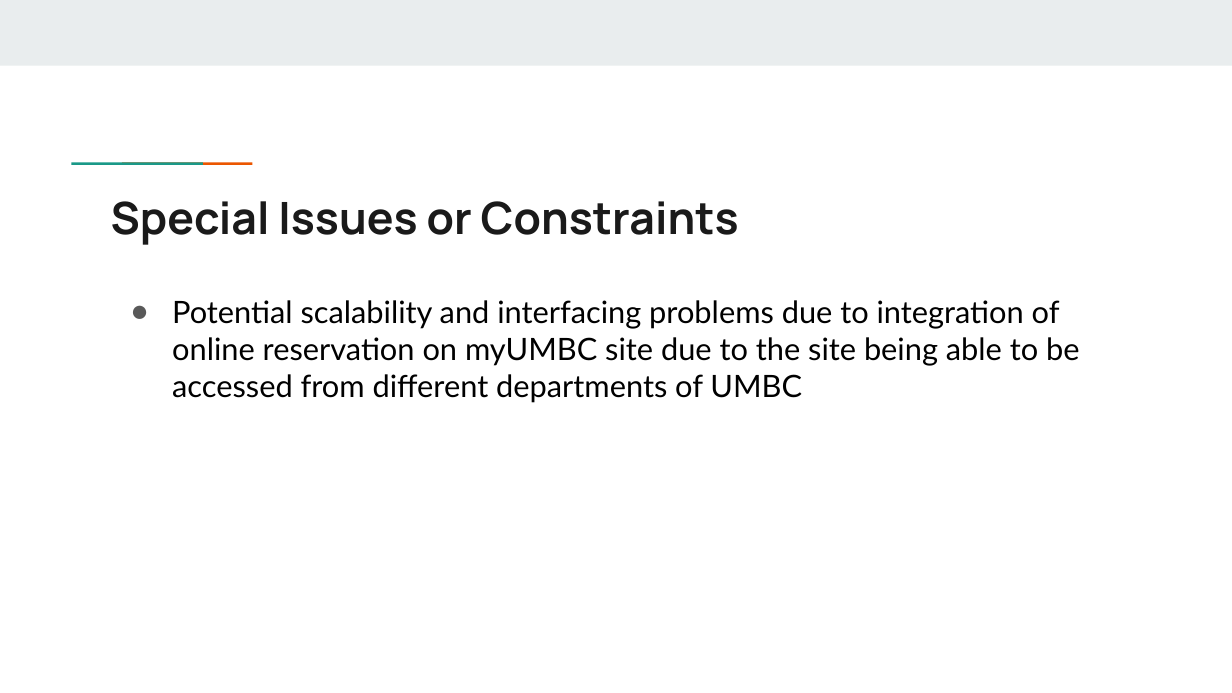
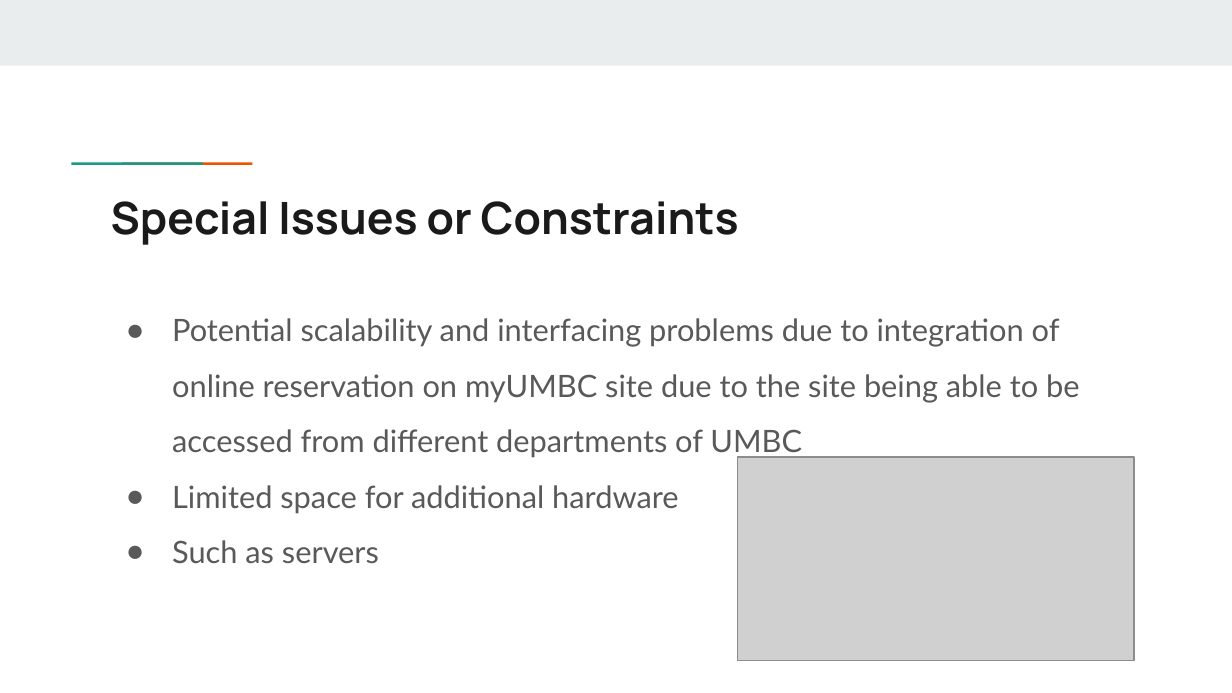
Before and after one commit to N-Roomi/A.O.K.-Laptop-Loan-System-Overhaul, a slide deck: slide 18 of A.O.K. Laptop Overhaul System.pptx. Drawn at 1232x693 pixels with LibreOffice and Linux fonts; fonts in the diff are those of the drawing; grey boxes stand for pictures. Boxes give left, top, right and bottom in pixels: in the first picture for what was removed or moved away, otherwise in the second. Text is boxed around its words. In the diff, an @@ line names an element or a change of style, - is before the commit and + after.

```diff
--- a/A.O.K. Laptop Overhaul System.pptx
+++ b/A.O.K. Laptop Overhaul System.pptx
@@ text at (172,318,1079,458): text colour #000000 to #595959 in "Potential scalability and interfacing problems due to ..."; indent changed; line spacing 1 to 1.5 @@
@@ picture added at (738,457,1135,660) @@
@@ text at (172,485,678,563): paragraphs added @@
+● Limited space for additional hardware
+● Such as servers
```
Also in this commit, not shown: 15 other slides changed, 1 other file.
